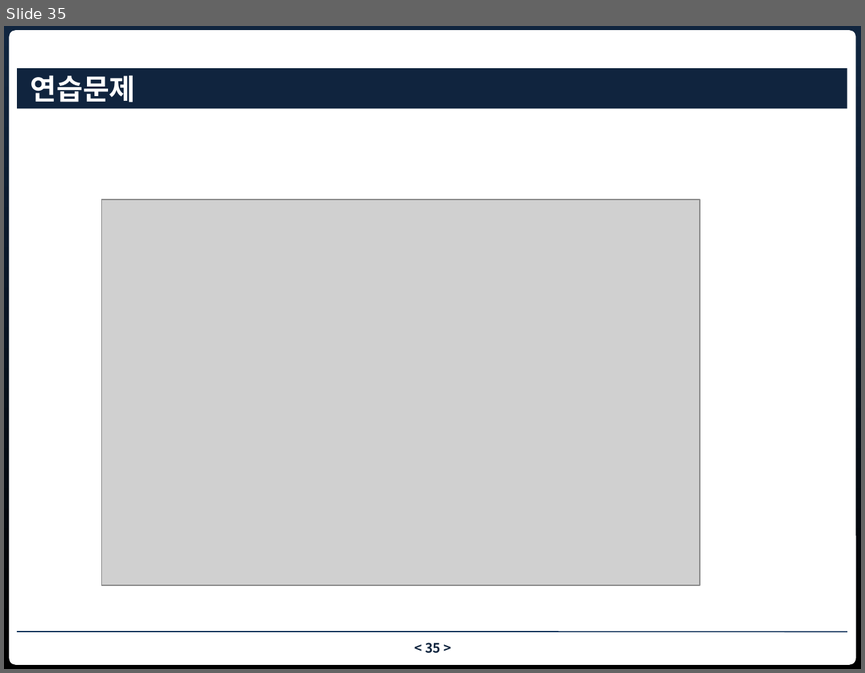
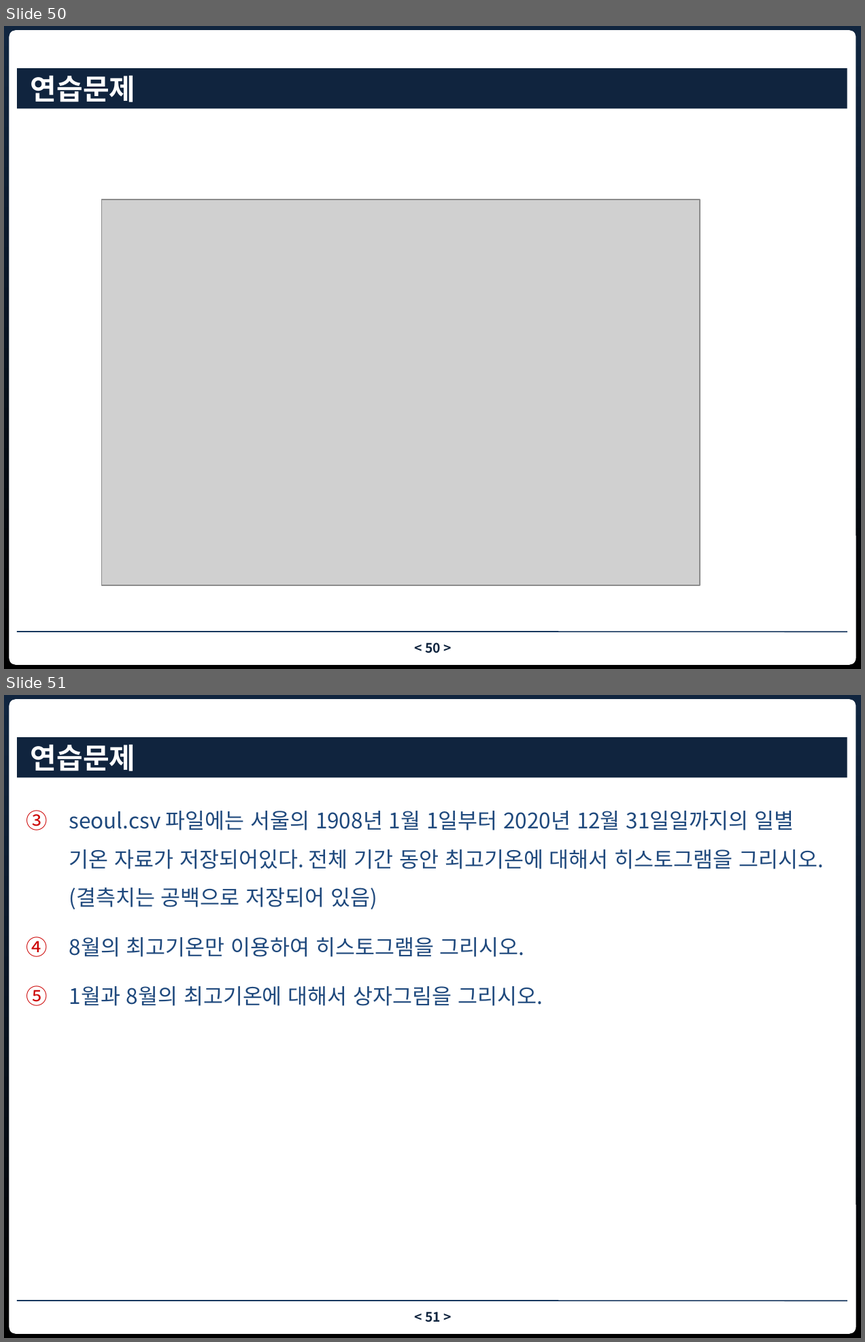
Before and after one commit to nhkim55/bigdata_fintech_python, a slide deck: ch6 matplotlib.pptx. Shown one above the other, each under a label of ours: slide 35 before the commit, slides 50 and 51 after it. The pictures are 865x673 and 865x1342 pixels, drawn with LibreOffice and Linux fonts; fonts in the diff are those of the drawing; grey boxes stand for pictures; background and template pictures are left out. Boxes give left, top, right and bottom in pixels: in the first picture for what was removed or moved away, otherwise in the second. Text is boxed around its words. In the diff, an @@ line names an element or a change of style, - is before the commit and + after.

```diff
--- a/ch6 matplotlib.pptx
+++ b/ch6 matplotlib.pptx
@@ slide 51 added at box(4, 695, 861, 1338), background gradient #10253F to #000000; not listed: 3 template elements that a slide beside it also shows @@
@@ title added at box(17, 737, 847, 777), fill #0F243E, 24 pt, text #FFFFFF, bold @@
+연습문제
@@ text added at box(69, 811, 823, 1006), 18 pt, text #1F497D @@
+3. seoul.csv 파일에는 서울의 1908년 1월 1일부터 2020년 12월 31일일까지의 일별 기온 자료가 저장되어있다. 전체 기간 동안 최고기온에 대해서 히스토그램을 그리시오. (결측치는 공백으로 저장되어 있음)
+4. 8월의 최고기온만 이용하여 히스토그램을 그리시오.
+5. 1월과 8월의 최고기온에 대해서 상자그림을 그리시오.
@@ what was slide 35 is now slide 50 @@
@@ page number at box(425, 642, 441, 653): text changed @@
-< 35 >
+< 50 >
```
Also in this commit, not shown: 3 slides changed, 15 other slides added.
